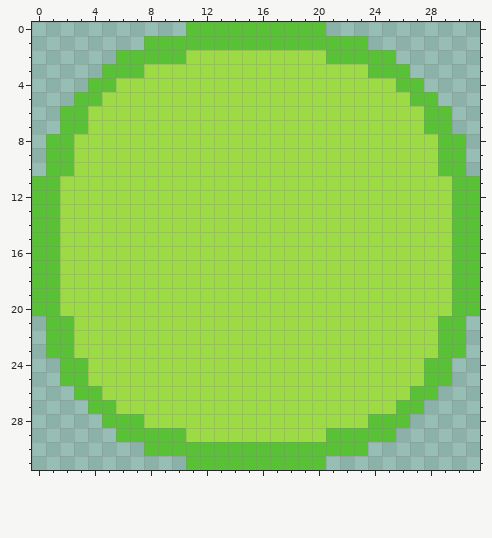
Pixel-art sprite: Game/Resources/Model/Effects/Dust/explosionDust.png. This is how it looked before the edit.
The file is 32x32 pixels.
Once edited:
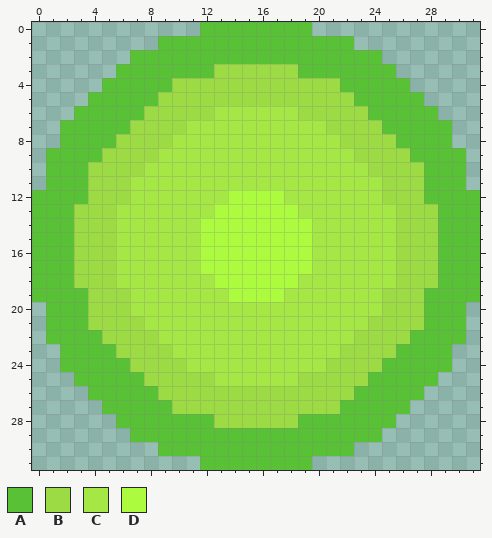
Palette (. is transparent): A #59c135  B #9cdb43  C #a5e846  D #adfb3e
Edits made:
Colour A replaces colour B in row 2 at x 11 to 20; in row 3 at x 8 to 12 and 19 to 23; in row 4 at x 6 to 9 and 22 to 25; in row 5 at x 5 to 8 and 23 to 26; in row 6 at x 4 to 7 and 24 to 27; in row 7 at x 4 to 6 and 25 to 27.
Colour A replaces colour B in row 8 at x 3 to 5 and 26 to 28; in row 9 at x 3 to 4 and 27 to 28; in row 10 at x 3 and 28; in rows 11 to 12 at x 2 to 3 and 28 to 29; in rows 13 to 18 at x 2 and 29; in rows 19 to 20 at x 2 to 3 and 28 to 29.
Colour A replaces colour B in row 21 at x 3 and 28; in row 22 at x 3 to 4 and 27 to 28; in row 23 at x 3 to 5 and 26 to 28; in row 24 at x 4 to 6 and 25 to 27; in row 25 at x 4 to 7 and 24 to 27; in row 26 at x 5 to 8 and 23 to 26.
Colour A replaces colour B in row 27 at x 6 to 9 and 22 to 25; in row 28 at x 8 to 12 and 19 to 23; in row 29 at x 11 to 20.
Colour C replaces colour B in row 6 at x 13 to 18; in row 7 at x 11 to 20; in row 8 at x 10 to 21; in row 9 at x 9 to 22; in row 10 at x 8 to 23; in row 11 at x 7 to 24.
Colour C replaces colour B in row 12 at x 7 to 13 and 18 to 24; in row 13 at x 6 to 12 and 19 to 25; in rows 14 to 17 at x 6 to 11 and 20 to 25; in row 18 at x 6 to 12 and 19 to 25; in row 19 at x 7 to 13 and 18 to 24; in row 20 at x 7 to 24.
Colour C replaces colour B in row 21 at x 8 to 23; in row 22 at x 9 to 22; in row 23 at x 10 to 21; in row 24 at x 11 to 20; in row 25 at x 13 to 18.
Colour D replaces colour B in row 12 at x 14 to 17; in row 13 at x 13 to 18; in rows 14 to 17 at x 12 to 19; in row 18 at x 13 to 18; in row 19 at x 14 to 17.
Colour A is removed in row 0 at x 11 and 20; in row 1 at x 8 and 23; in row 2 at x 6 and 25; in row 3 at x 5 and 26; in row 4 at x 4 and 27; in row 5 at x 3 and 28.
Colour A is removed in row 6 at x 2 and 29; in row 8 at x 1 and 30; in row 11 at x 0 and 31; in row 20 at x 0 and 31; in row 23 at x 1 and 30; in row 25 at x 2 and 29.
Colour A is removed in row 26 at x 3 and 28; in row 27 at x 4 and 27; in row 28 at x 5 and 26; in row 29 at x 6 and 25; in row 30 at x 8 and 23; in row 31 at x 11 and 20.
Boxes around the changes in both pictures, in picture pixels (x1, y1, x2, y2):
changed: (32, 22, 480, 470)
